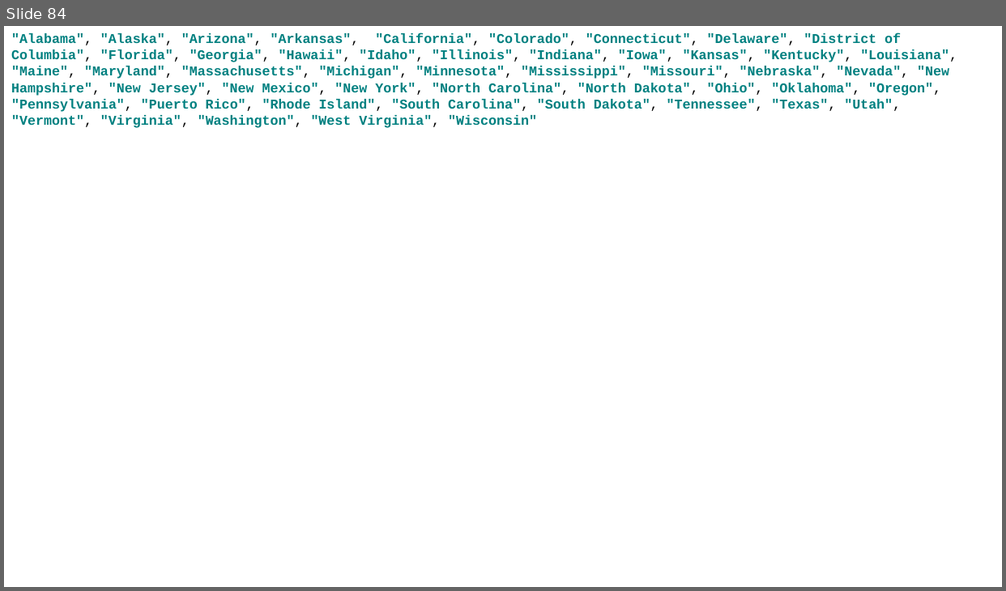
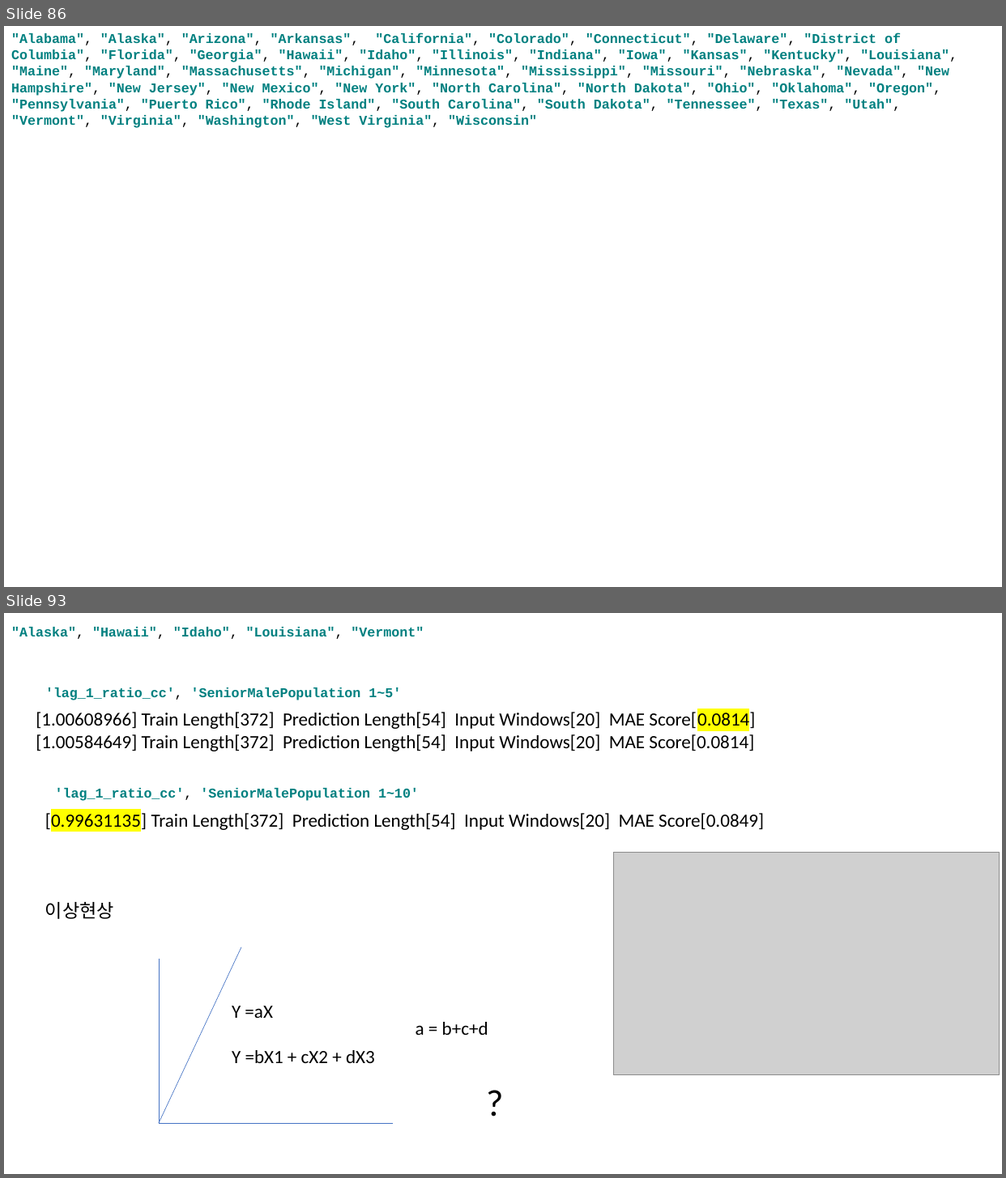
Before and after one commit to pcyoung75/GlobalForecasting, a slide deck: doc/Paper Images.pptx. Shown one above the other, each under a label of ours: slide 84 before the commit, slides 86 and 93 after it; the slides between them are not shown. The pictures are 1006x591 and 1006x1178 pixels, drawn with LibreOffice and Linux fonts; fonts in the diff are those of the drawing; grey boxes stand for pictures. Boxes give left, top, right and bottom in pixels: in the first picture for what was removed or moved away, otherwise in the second. Text is boxed around its words. In the diff, an @@ line names an element or a change of style, - is before the commit and + after.

```diff
--- a/doc/Paper Images.pptx
+++ b/doc/Paper Images.pptx
@@ slide 93 added at [4, 613, 1002, 1174], background #FFFFFF @@
@@ text added at [11, 627, 424, 639], 13 pt, text #008080, bold @@
+"Alaska", "Hawaii", "Idaho", "Louisiana", "Vermont"
@@ text added at [45, 688, 401, 700], 13 pt, text #008080, bold @@
+'lag_1_ratio_cc', 'SeniorMalePopulation 1~5'
@@ text added at [36, 710, 755, 752], 18 pt, text #000000 @@
+[1.00608966] Train Length[372] Prediction Length[54] Input Windows[20] MAE Score[0.0814]
+[1.00584649] Train Length[372] Prediction Length[54] Input Windows[20] MAE Score[0.0814]
@@ text added at [55, 788, 419, 801], 13 pt, text #008080, bold @@
+'lag_1_ratio_cc', 'SeniorMalePopulation 1~10'
@@ text added at [45, 811, 764, 832], 18 pt, text #000000 @@
+[0.99631135] Train Length[372] Prediction Length[54] Input Windows[20] MAE Score[0.0849]
@@ picture added at [613, 853, 999, 1076] @@
@@ text added at [45, 902, 114, 919], 18 pt, text #000000 @@
+이상현상
@@ line added from (241, 948) to (159, 1123), #4472C4 0.5 pt @@
@@ line added from (159, 959) to (159, 1123), #4472C4 0.5 pt @@
@@ text added at [232, 1006, 375, 1063], 18 pt, text #000000 @@
+Y =aX
+Y =bX1 + cX2 + dX3
@@ text added at [415, 1022, 488, 1035], 18 pt, text #000000 @@
+a = b+c+d
@@ text added at [479, 1076, 512, 1129], 36 pt, text #000000 @@
+?
@@ line added from (394, 1123) to (159, 1123), #4472C4 0.5 pt @@
@@ what was slide 84 is now slide 86 @@
```
Also in this commit, not shown: 5 slides changed, 8 other slides added, 5 other files.
